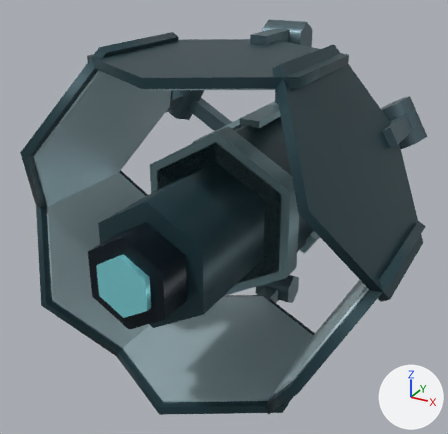
The glTF model assets/orbital-launcher/lod2/satellite_d0_lod2.glb: old version first, new version second.
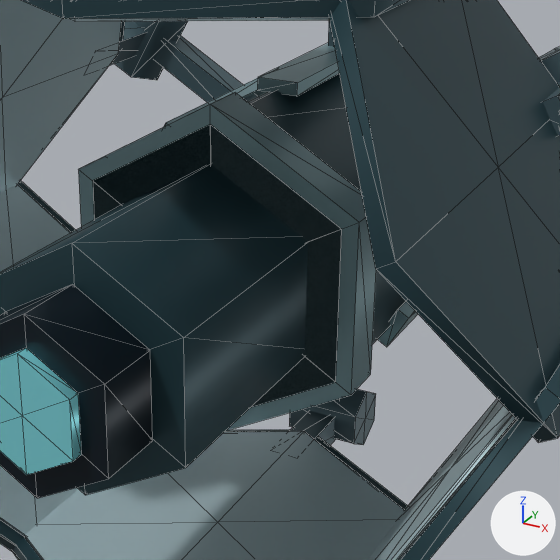
Each version is shown whole from a camera (50 mm lens) standing at (1.71, -3.98, 2.6) and looking at (-0.16, -0.6, 0.91), then close up on the part from 25% to 87% of the width and 18% to 83% of the height. The lights are fixed; the arrows at lower right show +X, +Y and +Z. The last two pictures show the newer version. The close-ups show mesh edges as thin lines. Where no turn or scale is listed for an object, it has been applied to the vertices. Vertices at exactly the same position are counted once.

Names of what the first close-up shows: 'DISTANCE_STATIC'.
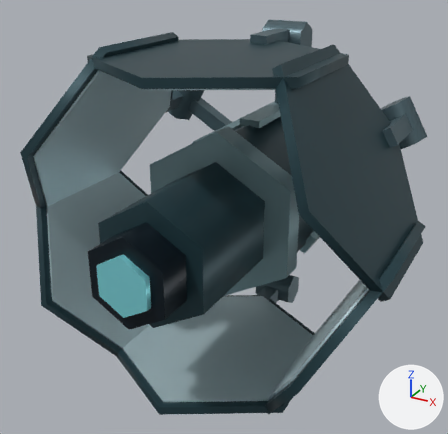
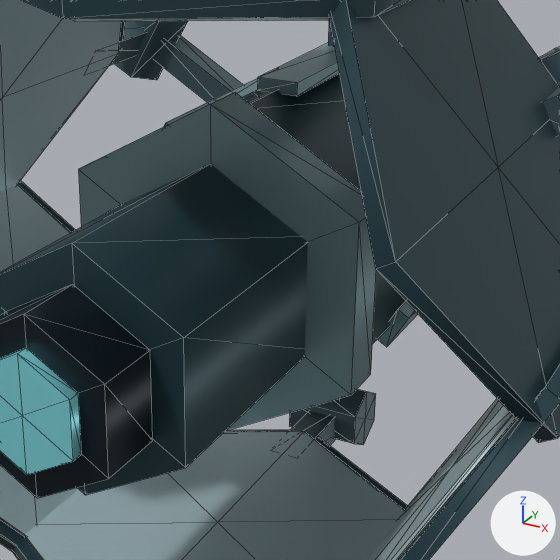
Where the change shows, as pixel boxes [x1, y1, x2, y2] in the close-ups (560 x 560 px; the box of a moved part takes in the faces that stretch with it):
```json
{"part": 1, "of": "me_mesh_0", "change": "moved or reshaped", "before": [93, 73, 406, 407], "after": [248, 73, 406, 344]}
```

Edits to the scene script, one JSON object a line:
```json
{"block": "me_mesh_0", "where": "# used by ob_distance_static; location = (0.0, 0.0, 0.0)"}
{"op": "remove", "block": "me_mesh_0", "code": "me_mesh_0.from_pydata(...)  # 503 vertices, 840 faces; spans x -1.16..1.16, y -1.91..1.05, z 0.0..2.14"}
{"op": "add", "block": "me_mesh_0", "code": "me_mesh_0.from_pydata(...)  # 504 vertices, 840 faces; spans x -1.16..1.16, y -1.91..1.05, z 0.0..2.14"}
{"block": "me_mesh_0", "change": "me_mesh_0 part 1"}
{"block": "me_mesh_0", "change": "6 vertices are removed from x -0.42..0.42, y -0.98, z 0.58..1.56"}
{"block": "me_mesh_0", "change": "18 faces are deleted"}
{"block": "me_mesh_0", "change": "1 vertex is added at (0.0, -0.81, 1.07)"}
{"block": "me_mesh_0", "change": "6 new vertices lie (0.0, -1.59, 0.0) away from vertices in x -0.42..0.42, y 0.77, z 0.58..1.56"}
{"block": "me_mesh_0", "change": "18 new faces join them"}
```
